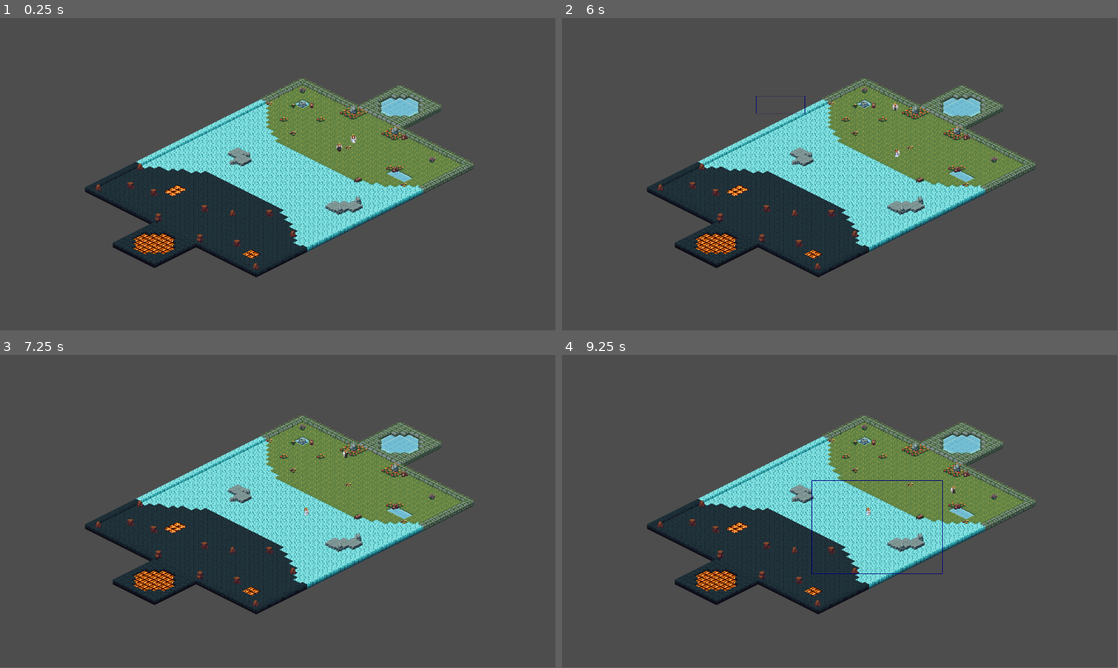
Above: before the commit, frames 1-4 (two rows, left to right).
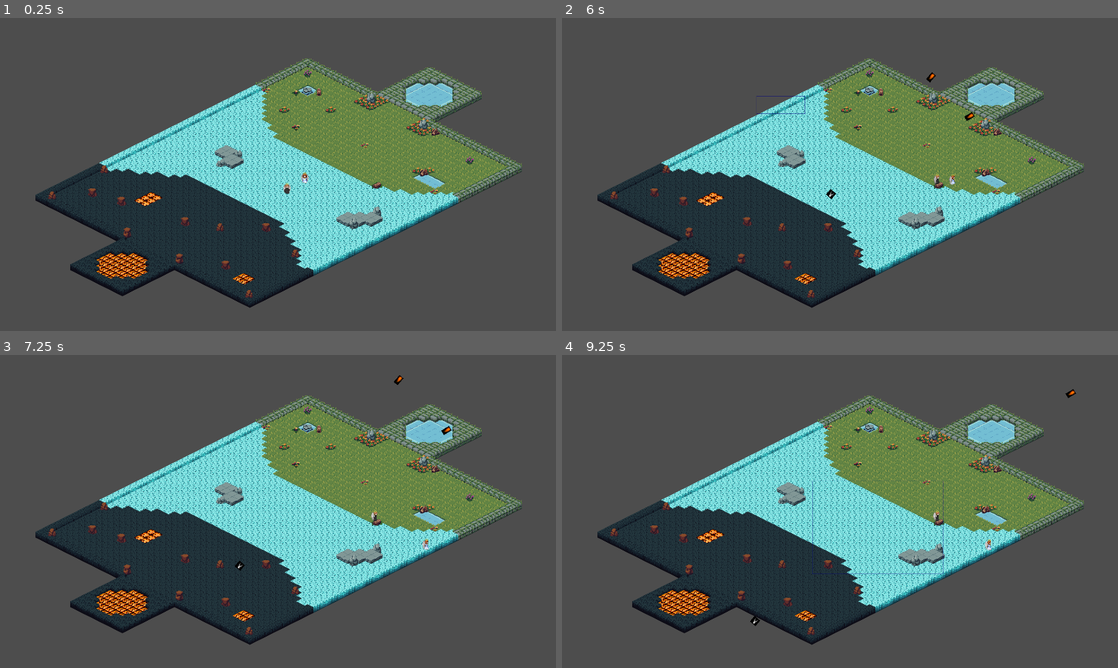
Above: after the commit, the same moments.

Repository: CorbeauBaptiste/Skyrage
Game: Godot game, scene res://world.tscn
Two runs of this game, one before a commit and one after it. Both use one fixed random seed, a clock stepped at 60 frames per second and the inputs below.
Inputs (mouse positions are in pixels of both pictures, inside the frame that each line leads up to):
- Up to frame 1 (0.25 s): no input
- Up to frame 2 (6 s): tap Enter at 0.5, 2 s; move the mouse to (962, 158) at 0.52 s; right-click (962, 158) at 0.6 s; click (962, 158) at 0.67 s; tap Space at 1.25 s; drag from (728, 190) to (901, 146) at 1.27 s; move the mouse to (895, 105) at 2.02 s; right-click (895, 105) at 2.1 s; click (895, 105) at 2.17 s; drag from (812, 237) to (901, 130) at 2.77 s; move the mouse to (1006, 221) at 3.52 s; right-click (1006, 221) at 3.6 s; click (1006, 221) at 3.67 s; drag from (673, 127) to (917, 136) at 4.27 s; move the mouse to (867, 174) at 5.02 s; right-click (867, 174) at 5.1 s; click (867, 174) at 5.17 s; drag from (756, 96) to (901, 149) at 5.77 s
- Up to frame 3 (7.25 s): move the mouse to (400, 495) at 6.52 s; right-click (400, 495) at 6.6 s; click (400, 495) at 6.67 s
- Up to frame 4 (9.25 s): drag from (728, 527) to (812, 574) at 7.27 s; move the mouse to (895, 442) at 8.02 s; right-click (895, 442) at 8.1 s; click (895, 442) at 8.17 s; drag from (812, 574) to (940, 480) at 8.77 s
The window is 799x449 before the commit and 800x450 after it. Grey fills any space a smaller window leaves; there, only what the larger window draws over its background counts as a difference.

The runs differ from the first frame. In frame 1, 25% of the frame differs, in the area x 6-94%, y 12-93%; in frame 2, 25%; in frame 3, 25%; in frame 4, 26%, in the area x 6-94%, y 10-93%.

Commit message:
window settings

Diff:
--- a/project.godot
+++ b/project.godot
@@ -15,8 +15,9 @@
 
 [display]
 
-window/size/viewport_width=1920
-window/size/viewport_height=1080
+window/size/viewport_width=1536
+window/size/viewport_height=864
+window/stretch/mode="viewport"
 
 [input]
 
--- a/unit/unit_enfer/ange_dechu/ange_dechu.tscn
+++ b/unit/unit_enfer/ange_dechu/ange_dechu.tscn
@@ -113,7 +113,7 @@
 }
 
 [sub_resource type="CircleShape2D" id="CircleShape2D_ipigq"]
-radius = 158.0
+radius = 360.938
 
 [node name="AngeDechu" type="CharacterBody2D"]
 scale = Vector2(0.5, 0.5)
--- a/unit/unit_paradis/ange/ange.tscn
+++ b/unit/unit_paradis/ange/ange.tscn
@@ -113,7 +113,7 @@
 }
 
 [sub_resource type="CircleShape2D" id="CircleShape2D_48dlh"]
-radius = 138.033
+radius = 286.342
 
 [node name="Ange" type="CharacterBody2D"]
 scale = Vector2(0.5, 0.5)
--- a/world.tscn
+++ b/world.tscn
@@ -1910,17 +1910,17 @@
 format = 2
 
 [node name="Sol" type="TileMapLayer" parent="TileMap"]
-position = Vector2(966, 569)
+position = Vector2(770, 472)
 tile_map_data = PackedByteArray("AAD7/+D/AwABAAoAAAD9/+D/AwABAAoAAAD8/+D/AwABAAoAAAD6/+H/AwAFAAoAAAD7/+H/AwABAAoAAAD8/+ …(30336 unchanged characters)…
 tile_set = SubResource("TileSet_aqk2v")
 
 [node name="Decoration" type="TileMapLayer" parent="TileMap"]
-position = Vector2(389, 241)
+position = Vector2(193, 144)
 tile_map_data = PackedByteArray("AAAlAPP/AAADAAQAAAAYAO7/AAAIAAQAAAAWAPD/AAAJAAMAAAAUAOz/AAAAAAQAAAAcAPb/AAACAAQAAAAeAO …(960 unchanged characters)…
 tile_set = SubResource("TileSet_036b0")
 
 [node name="AngeDechu" parent="." instance=ExtResource("3_tlwt5")]
-position = Vector2(1173, 445)
+position = Vector2(793, 469)
 
 [node name="Ange" parent="." instance=ExtResource("5_036b0")]
-position = Vector2(1222, 416)
+position = Vector2(842, 440)
